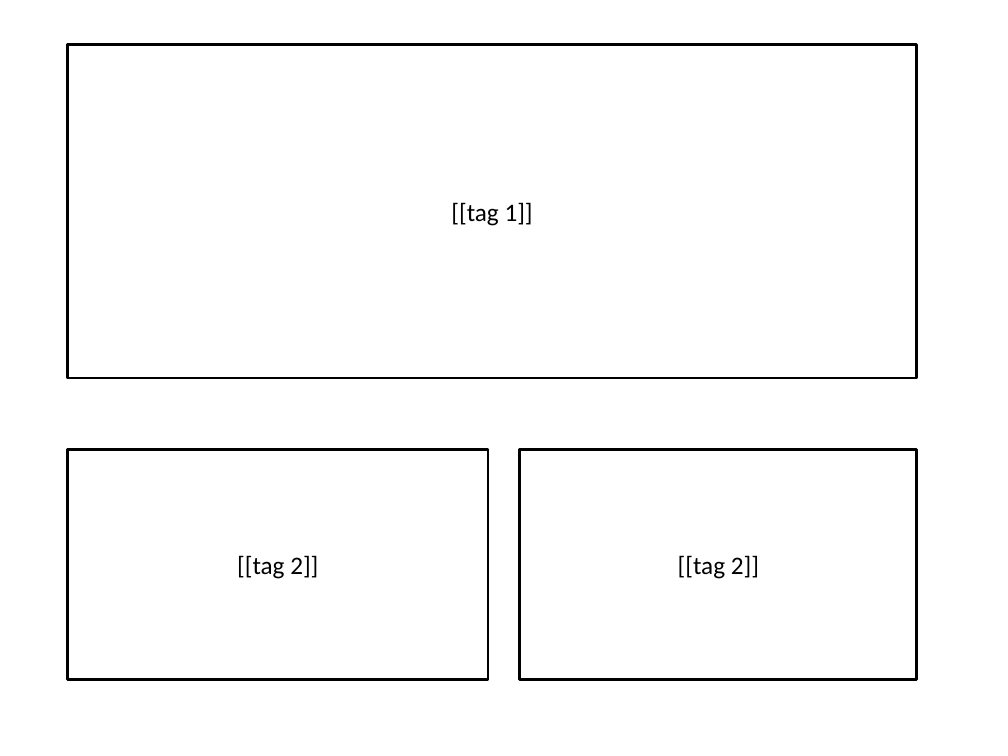
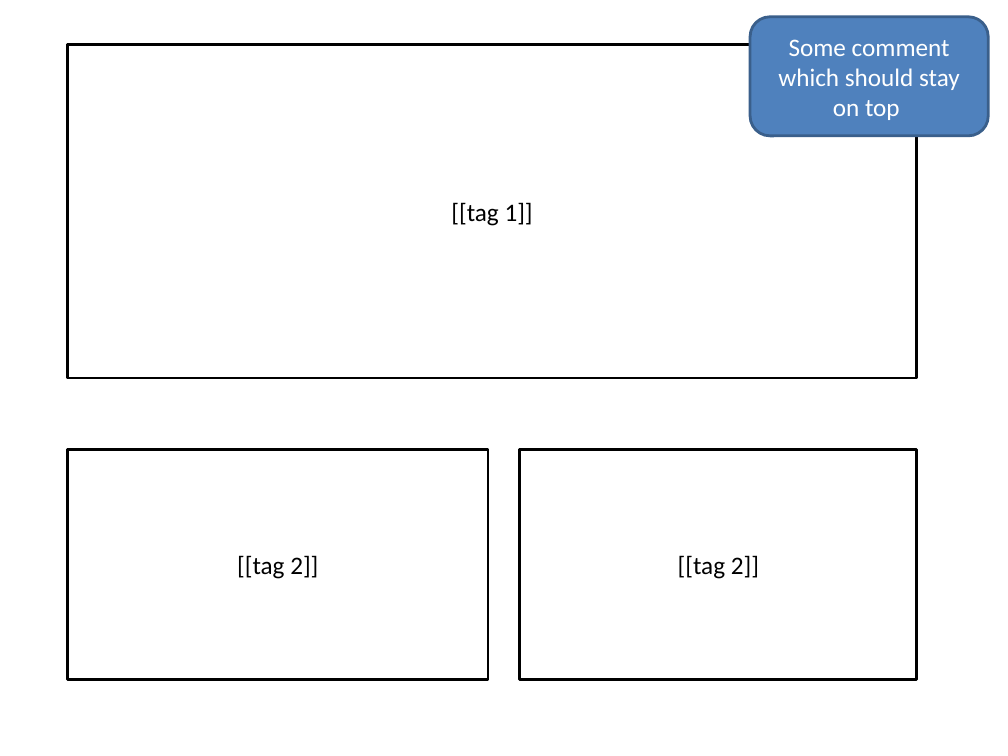
Before and after one commit to markheckmann/R2PPTaddons, a slide deck: slide 4 of inst/template.pptx. Drawn at 1008x756 pixels with LibreOffice and Linux fonts; fonts in the diff are those of the drawing. Boxes give left, top, right and bottom in pixels: in the first picture for what was removed or moved away, otherwise in the second. Text is boxed around its words. In the diff, an @@ line names an element or a change of style, - is before the commit and + after.

```diff
--- a/inst/template.pptx
+++ b/inst/template.pptx
@@ rounded rectangle added at (750,17,988,136), fill #4F81BD, outline #3A5F8C 2 pt, 18 pt, text #FFFFFF @@
+Some comment which should stay on top
```
Also in this commit, not shown: 15 other files.
